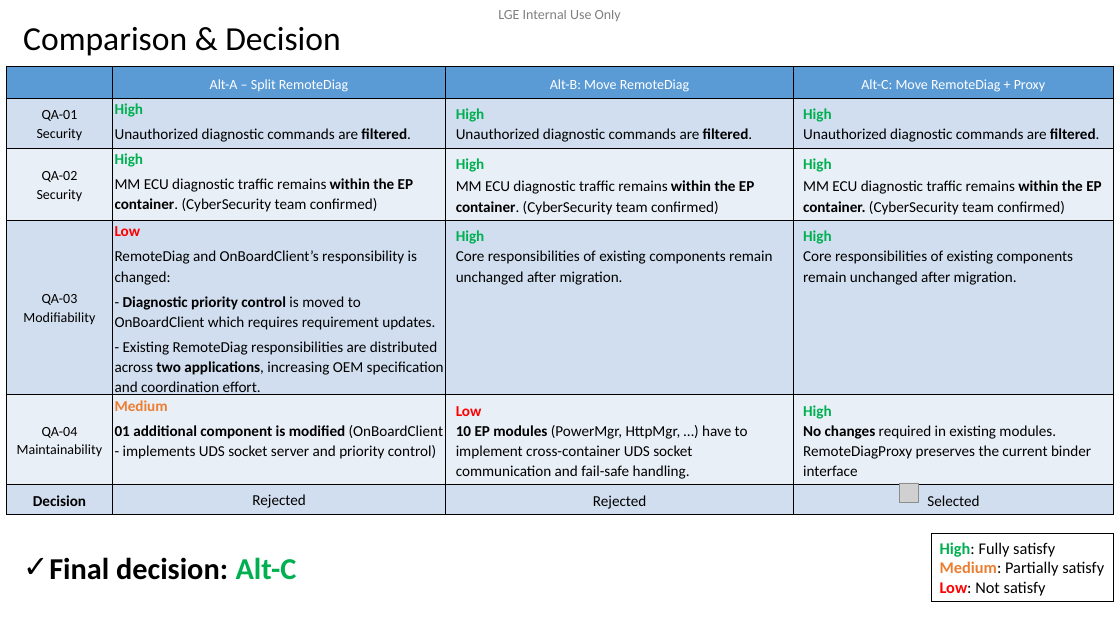
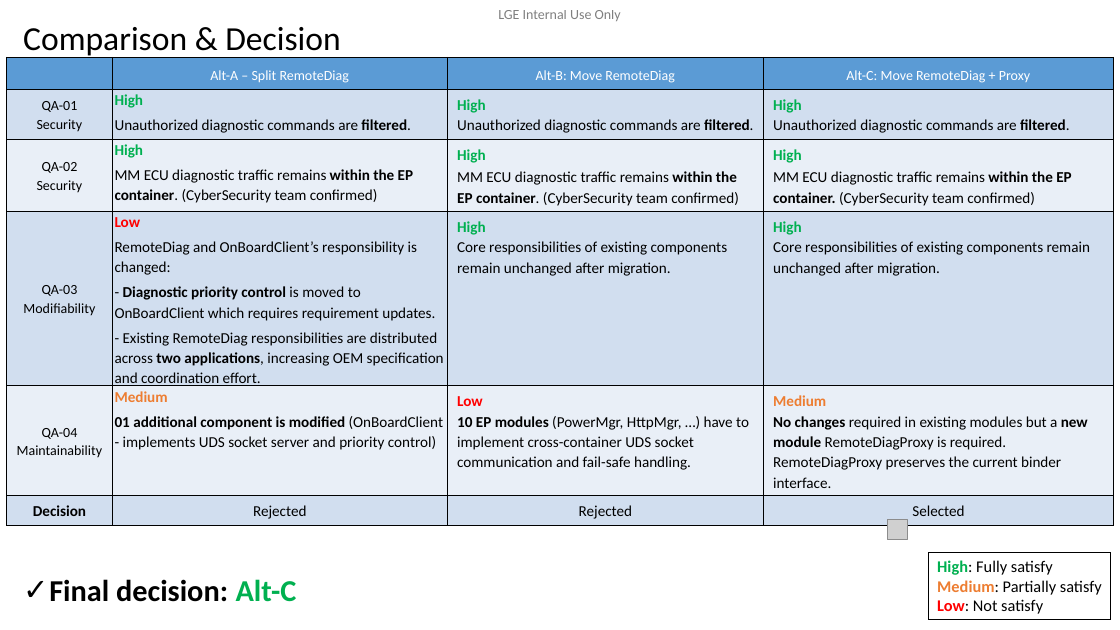
Before and after one commit to btqt/fe, a slide deck: slide 11 of design/FE_phi.vu_Design of Secure Remote Diag on Container Separation Architecture_3rd.pptx. Drawn at 1120x630 pixels with LibreOffice and Linux fonts; fonts in the diff are those of the drawing; grey boxes stand for pictures; background and template pictures are left out. Boxes give left, top, right and bottom in pixels: in the first picture for what was removed or moved away, otherwise in the second. Text is boxed around its words. In the diff, an @@ line names an element or a change of style, - is before the commit and + after.

```diff
--- a/design/FE_phi.vu_Design of Secure Remote Diag on Container Separation Architecture_3rd.pptx
+++ b/design/FE_phi.vu_Design of Secure Remote Diag on Container Separation Architecture_3rd.pptx
@@ table at <box>7,57,1114,544</box> @@
-row 5, column 4: High / No changes required in existing modules. RemoteDiagProxy preserves the current binder interface
+row 5, column 4: Medium / No changes required in existing modules but a new module RemoteDiagProxy is required. RemoteDiagProxy preserves the current binder interface.
@@ table: place and size @@
-table at <box>7,66,1114,513</box>
+table at <box>7,57,1114,544</box>
@@ picture: place and size @@
-picture at <box>899,483,919,503</box>
+picture at <box>887,520,907,540</box>
@@ text "Final decision: Alt-C": place and size @@
-text "Final decision: Alt-C" at <box>49,557,297,580</box>
+text "Final decision: Alt-C" at <box>49,579,297,602</box>
@@ rectangle "High: Fully satisfy": place and size @@
-rectangle "High: Fully satisfy" at <box>932,534,1114,602</box>
+rectangle "High: Fully satisfy" at <box>929,552,1112,620</box>
```
Also in this commit, not shown: 4 other slides changed, 3 slides added, 9 other files.
